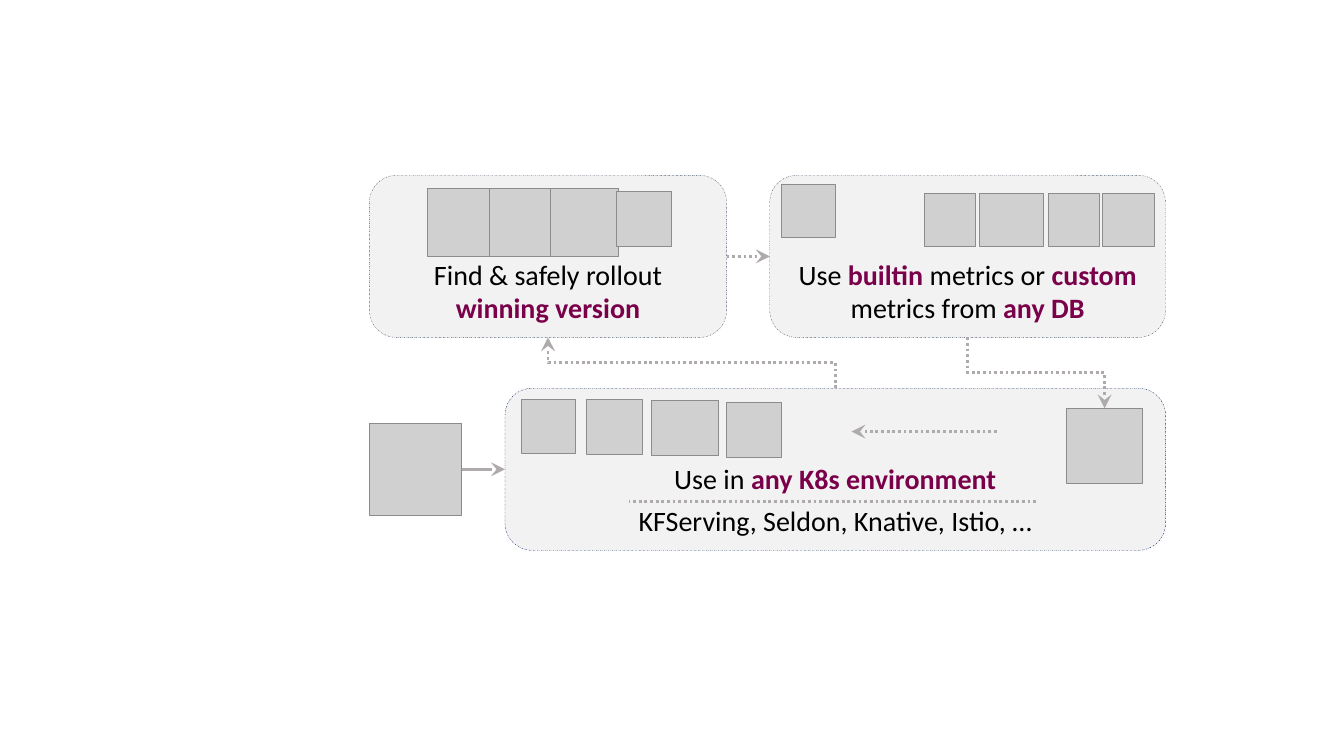
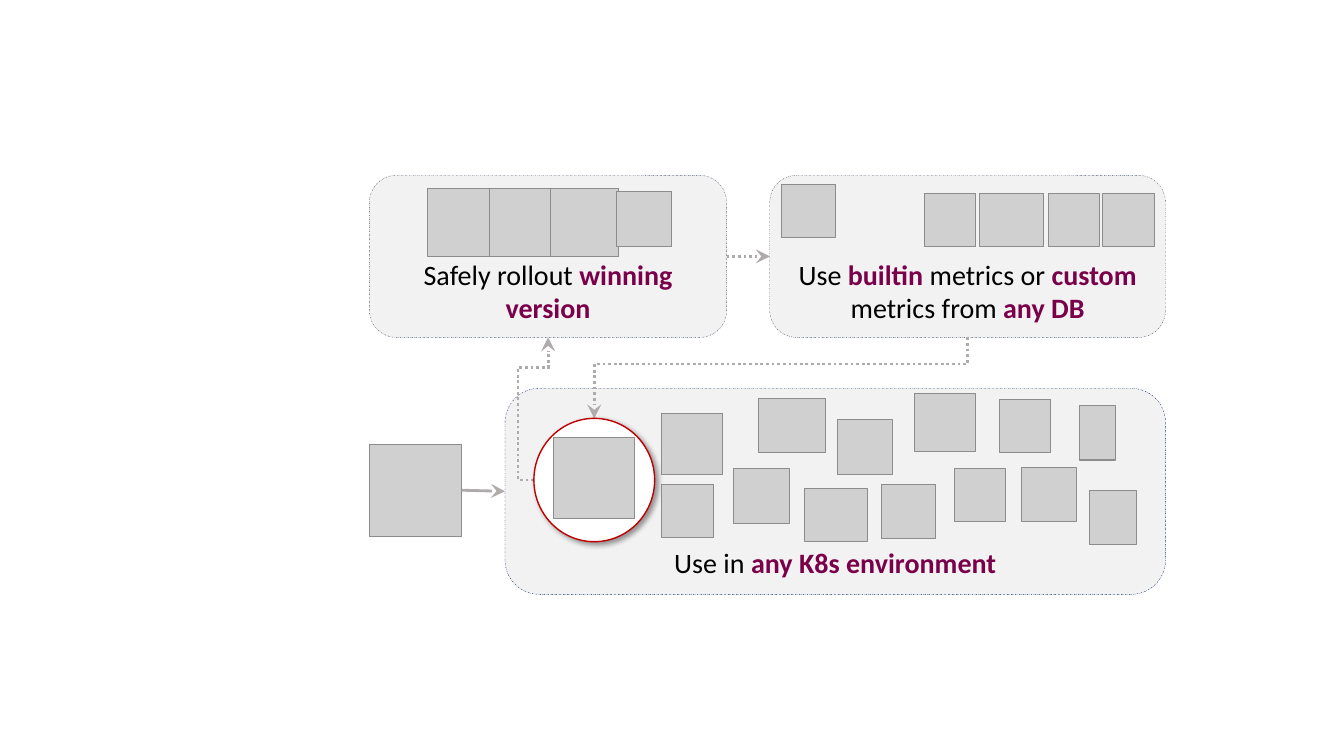
Before and after one commit to iter8-tools/iter8, a slide deck: slide 1 of mkdocs/docs/images/src/illustration.pptx. Drawn at 1344x756 pixels with LibreOffice and Linux fonts; fonts in the diff are those of the drawing; grey boxes stand for pictures. Boxes give left, top, right and bottom in pixels: in the first picture for what was removed or moved away, otherwise in the second. Text is boxed around its words. In the diff, an @@ line names an element or a change of style, - is before the commit and + after.

```diff
--- a/mkdocs/docs/images/src/illustration.pptx
+++ b/mkdocs/docs/images/src/illustration.pptx
@@ text in rounded rectangle at [424,265,672,319]: text changed; text colour #000000 to #7A004A; bold on @@
-Find & safely rollout winning version
+Safely rollout winning version
@@ elbow arrow moved from (836, 388) - (548, 338) to (534, 480) - (548, 338) @@
@@ elbow arrow moved from (968, 338) - (1105, 408) to (968, 338) - (595, 418) @@
@@ rounded rectangle "Use in any K8s environment": place and size @@
-rounded rectangle "Use in any K8s environment" at [505,388,1166,551]
+rounded rectangle "Use in any K8s environment" at [505,388,1166,594]
@@ ellipse added at [534,418,655,541], fill #FFFFFF, outline #C00000 1 pt @@
@@ picture added at [661,413,722,474] @@
@@ picture: place and size @@
-picture at [651,400,719,455]
+picture at [759,398,827,453]
@@ picture: place and size @@
-picture at [727,402,781,457]
+picture at [838,419,892,474]
@@ picture added at [914,394,975,453] @@
@@ picture added at [1000,399,1052,453] @@
@@ picture added at [1080,405,1116,460] @@
@@ picture: place and size @@
-picture at [370,423,463,516]
+picture at [369,445,462,537]
@@ picture: place and size @@
-picture at [1068,408,1143,484]
+picture at [554,438,634,518]
@@ arrow removed from (997, 432) to (852, 432) @@
@@ picture: place and size @@
-picture at [587,399,642,455]
+picture at [734,469,789,524]
@@ picture added at [955,469,1006,522] @@
@@ picture added at [1022,468,1077,522] @@
@@ arrow moved from (462, 470) - (505, 470) to (462, 490) - (505, 491) @@
@@ line removed from (1036, 501) to (629, 501) @@
@@ picture added at [661,484,713,537] @@
@@ picture added at [805,488,868,541] @@
@@ picture: place and size @@
-picture at [521,399,576,454]
+picture at [882,484,937,538]
@@ picture added at [1090,490,1137,544] @@
@@ text in rounded rectangle at [639,511,1006,536]: paragraph removed @@
-KFServing, Seldon, Knative, Istio, …
```
Also in this commit, not shown: 2 other files.
